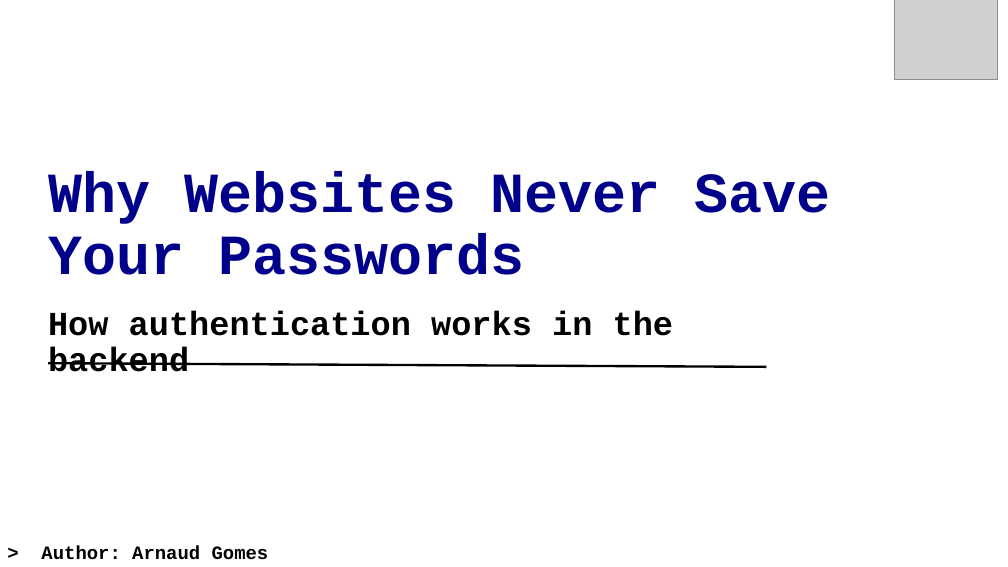
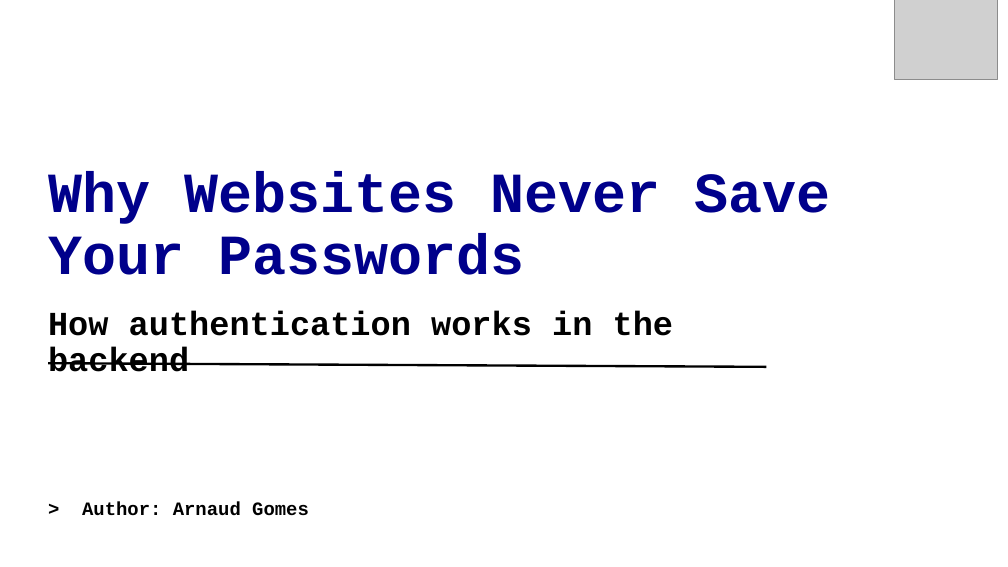
Before and after one commit to Arnaud1404/M1, a slide deck: slide 1 of Presentation/passwords.pptx. Drawn at 1008x567 pixels with LibreOffice and Linux fonts; fonts in the diff are those of the drawing; grey boxes stand for pictures. Boxes give left, top, right and bottom in pixels: in the first picture for what was removed or moved away, otherwise in the second. Text is boxed around its words. In the diff, an @@ line names an element or a change of style, - is before the commit and + after.

Commit message:
Fixed alignment

```diff
--- a/Presentation/passwords.pptx
+++ b/Presentation/passwords.pptx
@@ text "> Author: Arnaud Gomes": place and size @@
-text "> Author: Arnaud Gomes" at bbox=[41, 545, 269, 560]
+text "> Author: Arnaud Gomes" at bbox=[82, 502, 309, 516]
```
Also in this commit, not shown: 1 other slide changed, 1 slide removed.
